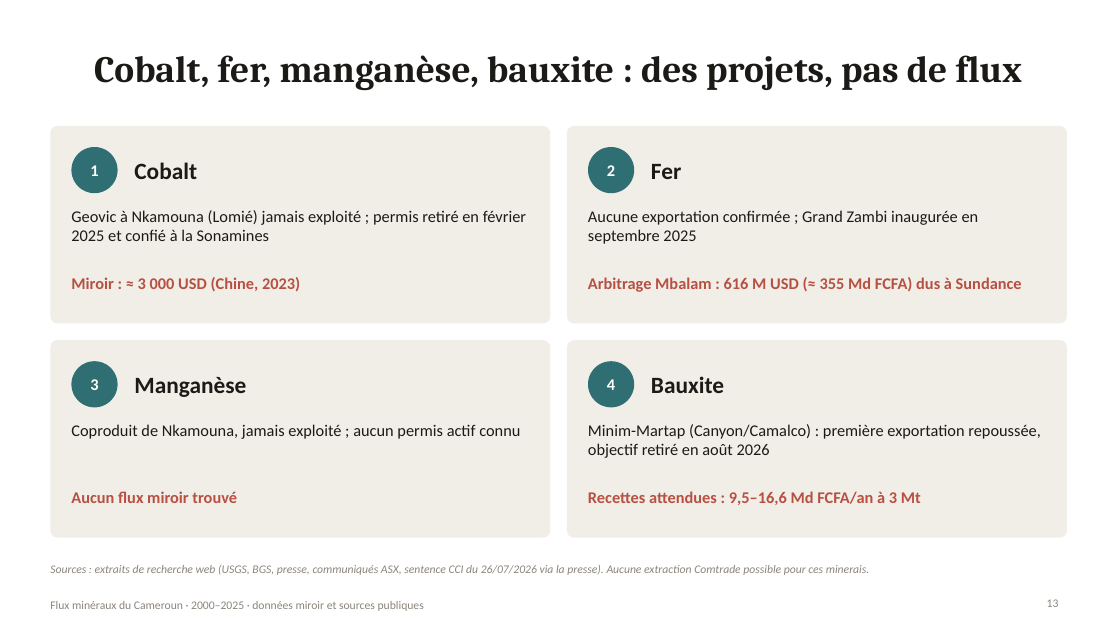
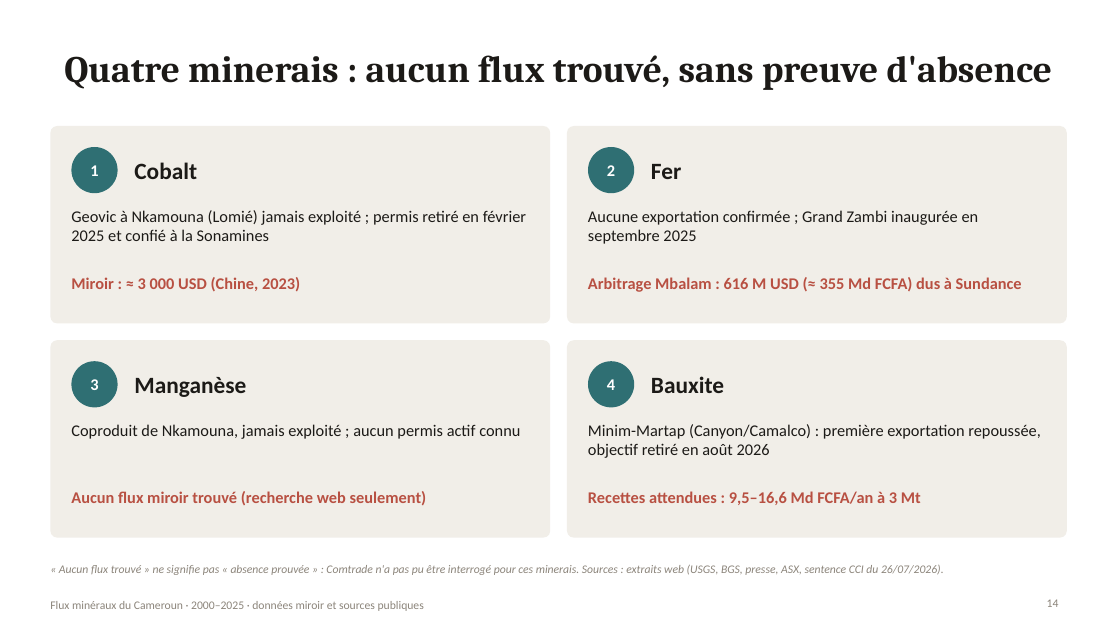
Before and after one commit to boujieka/Boujieka, a slide deck: slide 14 of docs/presentation/Flux_mineraux_Cameroun_2000-2025.pptx (slide 13 before the commit). Drawn at 1120x630 pixels with LibreOffice and Linux fonts; fonts in the diff are those of the drawing. Boxes give left, top, right and bottom in pixels: in the first picture for what was removed or moved away, otherwise in the second. Text is boxed around its words. In the diff, an @@ line names an element or a change of style, - is before the commit and + after.

```diff
--- a/docs/presentation/Flux_mineraux_Cameroun_2000-2025.pptx
+++ b/docs/presentation/Flux_mineraux_Cameroun_2000-2025.pptx
@@ title at bbox=[64, 55, 1053, 90]: text changed @@
-Cobalt, fer, manganèse, bauxite : des projets, pas de flux
+Quatre minerais : aucun flux trouvé, sans preuve d'absence
@@ text at bbox=[71, 491, 427, 505]: text changed @@
-Aucun flux miroir trouvé
+Aucun flux miroir trouvé (recherche web seulement)
@@ text at bbox=[59, 565, 944, 575]: text changed @@
-Sources : extraits de recherche web (USGS, BGS, presse, communiqués ASX, sentence CCI du 26/07/2026 via la presse). Aucune extraction Comtrade possible pour ces minerais.
+« Aucun flux trouvé » ne signifie pas « absence prouvée » : Comtrade n'a pas pu être interrogé pour ces minerais. Sources : extraits web (USGS, BGS, presse, ASX, sentence CCI du 26/07/2026).
@@ page number at bbox=[1047, 599, 1059, 607]: text changed @@
-13
+14
```
Also in this commit, not shown: 12 other slides changed, 4 slides added, 2 other files.
